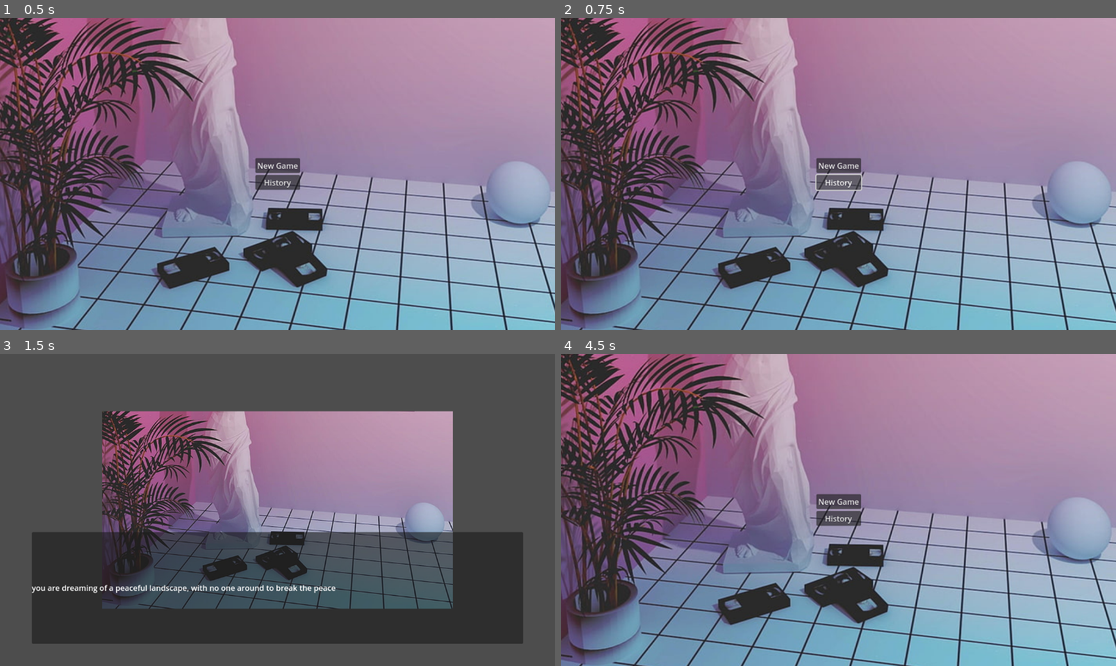
Above: before the commit, frames 1-4 (two rows, left to right).
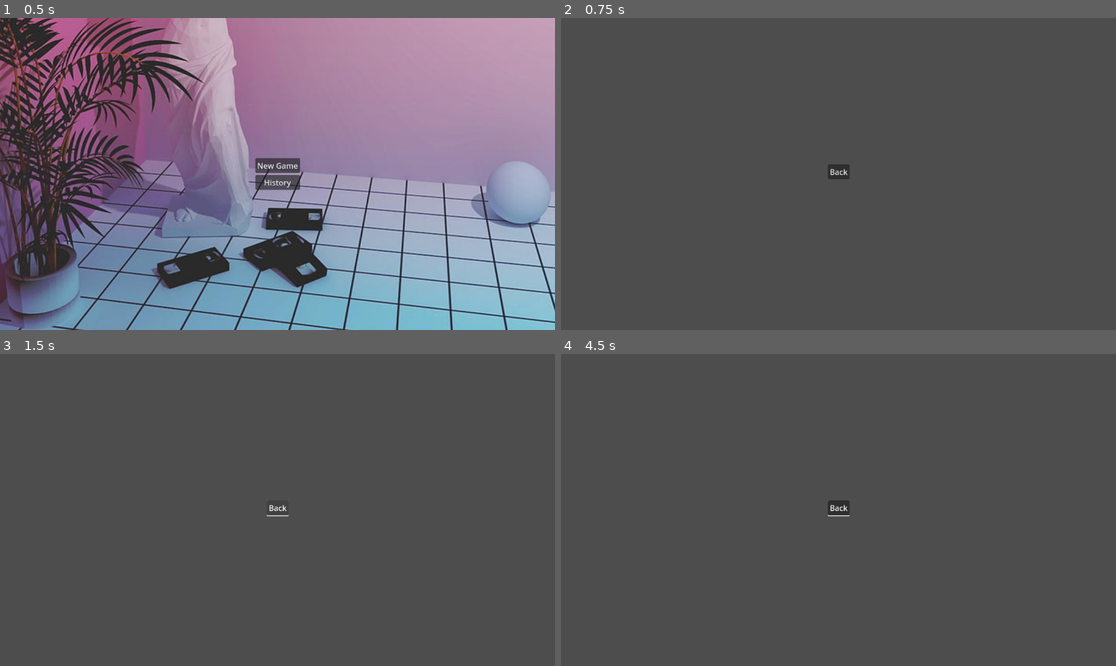
Above: after the commit, the same moments.

Repository: MansiAyer/VisualNovelTemplate2D
Game: Godot game, scene res://scenes/main_control.tscn
Same seed, same stepped clock (60 frames per second), same inputs: the game is played once before the commit and once after it.
Inputs (mouse positions are in pixels of both pictures, inside the frame that each line leads up to):
- Up to frame 1 (0.5 s): no input
- Up to frame 2 (0.75 s): click "History" at 0.5 s
- Up to frame 3 (1.5 s): click (277, 506) at 1.25 s, where only the run after the commit has a clickable "Back"
- Up to frame 4 (4.5 s): move the mouse to (838, 588) at 2.02 s; click (838, 588) at 2.1 s; click (838, 525) at 2.75 s, where only the run before the commit has a clickable "continue sleeping"; move the mouse to (838, 588) at 3.52 s; click (838, 588) at 3.6 s; click (838, 588) at 4.35 s

Frame 1 is identical in both runs. In frame 2, 96% of the frame differs, in the area x 0-100%, y 0-100%; in frame 3, 45%; in frame 4, 96%.

Commit message:
created history - accept history and create nodes

Diff:
--- a/scenes/main_control.tscn
+++ b/scenes/main_control.tscn
@@ -1,10 +1,11 @@
-[gd_scene load_steps=6 format=3 uid="uid://cl7hxiwf4sleq"]
+[gd_scene load_steps=7 format=3 uid="uid://cl7hxiwf4sleq"]
 
 [ext_resource type="Script" uid="uid://mhfw03siv61q" path="res://scripts/main_control.gd" id="1_3tiwv"]
 [ext_resource type="Script" uid="uid://b0fj46usiwe7y" path="res://scripts/main_menu.gd" id="3_sqeji"]
 [ext_resource type="Texture2D" uid="uid://be06fa30gmef3" path="res://media/placeholders/aesthetics-vaporwave-seapunk-light-wallpaper-preview-1827258361.jpg" id="4_8jdwr"]
 [ext_resource type="PackedScene" uid="uid://d1ie2mcfeys2m" path="res://scenes/base_menu.tscn" id="4_422ur"]
 [ext_resource type="Script" uid="uid://efoqpct3gfap" path="res://scripts/story_act.gd" id="6_4v3x4"]
+[ext_resource type="Script" uid="uid://d03ea73m2vyhf" path="res://scripts/history.gd" id="6_sqeji"]
 
 [node name="MainControl" type="Node2D"]
 script = ExtResource("1_3tiwv")
@@ -35,4 +36,23 @@
 [node name="StoryAct" type="Node2D" parent="."]
 script = ExtResource("6_4v3x4")
 
+[node name="History" type="ScrollContainer" parent="."]
+anchors_preset = 8
+anchor_left = 0.5
+anchor_top = 0.5
+anchor_right = 0.5
+anchor_bottom = 0.5
+offset_left = -20.0
+offset_top = -20.0
+offset_right = 20.0
+offset_bottom = 20.0
+grow_horizontal = 2
+grow_vertical = 2
+horizontal_scroll_mode = 0
+script = ExtResource("6_sqeji")
+
+[node name="VBoxContainer" type="VBoxContainer" parent="History"]
+layout_mode = 2
+alignment = 1
+
 [connection signal="menu_pressed" from="MainMenu" to="." method="handle_menu_actions"]
--- /dev/null
+++ b/scripts/history.gd
@@ -0,0 +1,20 @@
+extends ScrollContainer
+
+
+
+# Called when the node enters the scene tree for the first time.
+func _ready() -> void:
+	var backbutton = Button.new()
+	backbutton.text = "Back"
+	add_child(backbutton)
+
+func set_history(dialogue_history: Array[String]):
+	if not dialogue_history.is_empty():
+		get_node("VBoxContainer").queue_free()
+		var newvbox = VBoxContainer.new()
+		newvbox.set_name("VBoxContainer")
+		for dg_item in dialogue_history:
+			var temp_label = Label.new()
+			temp_label.text = dg_item
+			newvbox.add_child(temp_label)
+		add_child(newvbox)
--- a/scripts/main_control.gd
+++ b/scripts/main_control.gd
@@ -3,6 +3,7 @@
 var screen_size : Vector2i
 var all_characters : Array[Character]
 var all_acts : Array[StoryAct]
+var current_history : Array[String]
 
 # Called when the node enters the scene tree for the first time.
 func _ready() -> void:
@@ -28,13 +29,15 @@
 		"Load":
 			pass
 		"History":
-			pass
+			get_node("MainMenu").hide()
+			get_node("History").show()
 		_:
 			print("menu button pressed: "+ button_pressed)
 
 func handle_story_act_ends(ended_act: StoryAct):
 	if ended_act.get_act_outcome().is_empty():
 		display_main_menu()
+		get_node("History").set_history(current_history)
 	else:
 		var dec_data = ended_act.get_act_outcome() #[decision name, chosen path]
 		match dec_data[0]:
Not shown, added: scripts/history.gd.uid
